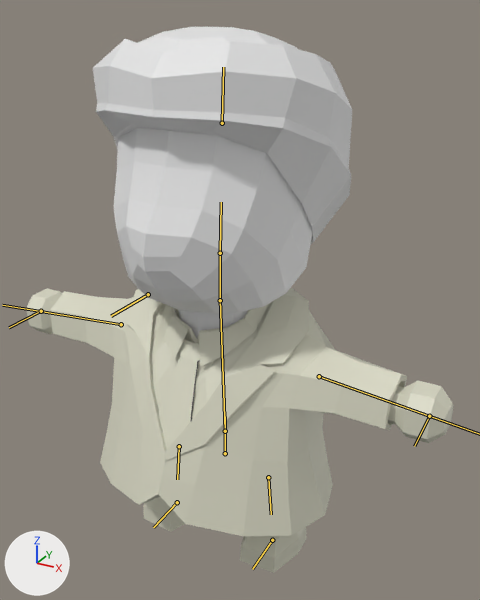
Renders of the FBX model Assets/Characters/Professor/Professor [All Action].fbx from each side of a commit.
The view is the same before and after, from a camera (50 mm lens) standing at (0.79, -1.353, 1.415) and looking at (-0.016, 0.113, 0.682). Every picture has the same lights, and +X, +Y and +Z are marked at lower left. The bones that bend it are drawn over the model as lines.

In view in the first picture: 'Head.001', 'body.001'.
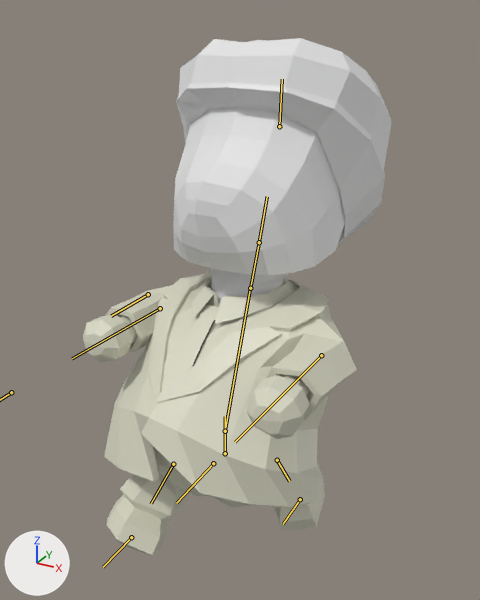
The newer file adds an action. The first version stands in its rest pose; the second is drawn at frame 1 of the action 'riga|runPicking2Action'.

Pixel boxes (x1, y1, x2, y2) of what changed, in the pictures (480 x 600 px):
'Head.001', posed (15% narrower, 14% shorter): before (93, 27, 352, 338); after (173, 38, 392, 304)
'body.001', posed (36% narrower): before (27, 288, 454, 573); after (83, 272, 357, 555)
bone 'Foot L', root to tip: before (268, 477) to (271, 514); after (277, 460) to (289, 481)
bone 'Main.001', root to tip: before (225, 431) to (220, 298); after (225, 431) to (250, 286)
bone 'Arm R', root to tip: before (121, 324) to (2, 305); after (160, 308) to (72, 358)
bone 'neck', root to tip: before (220, 300) to (220, 253); after (250, 288) to (259, 242)
bone 'head', root to tip: before (220, 253) to (221, 202); after (259, 242) to (267, 196)
bone 'Foot R', root to tip: before (179, 446) to (177, 479); after (173, 464) to (151, 503)

The change in detail:
Bone 'Main' (bone_main) turns from (0, 0, 0) to (0, 32, 0) degrees about its own x, y and z.
Bone 'Foot L' (bone_foot_l) turns from (0, 0, 0) to (-19, 13, 13) degrees about its own x, y and z.
Bone 'Main.001' (bone_main_001) turns from (0, 0, 0) to (-29, -44, 9) degrees about its own x, y and z.
Bone 'Arm L' (bone_arm_l) turns from (0, 0, 0) to (69, 11, -16) degrees about its own x, y and z.
Bone 'Arm R' (bone_arm_r) turns from (0, 0, 0) to (98, -14, 12) degrees about its own x, y and z.
Bone 'neck' (bone_neck) turns from (0, 0, 0) to (3, 0, 0) degrees about its own x, y and z.
Bone 'head' (bone_head) turns from (0, 0, 0) to (3, 9, 0) degrees about its own x, y and z.
Bone 'Foot R' (bone_foot_r) turns from (0, 0, 0) to (25, 6, -28) degrees about its own x, y and z.
